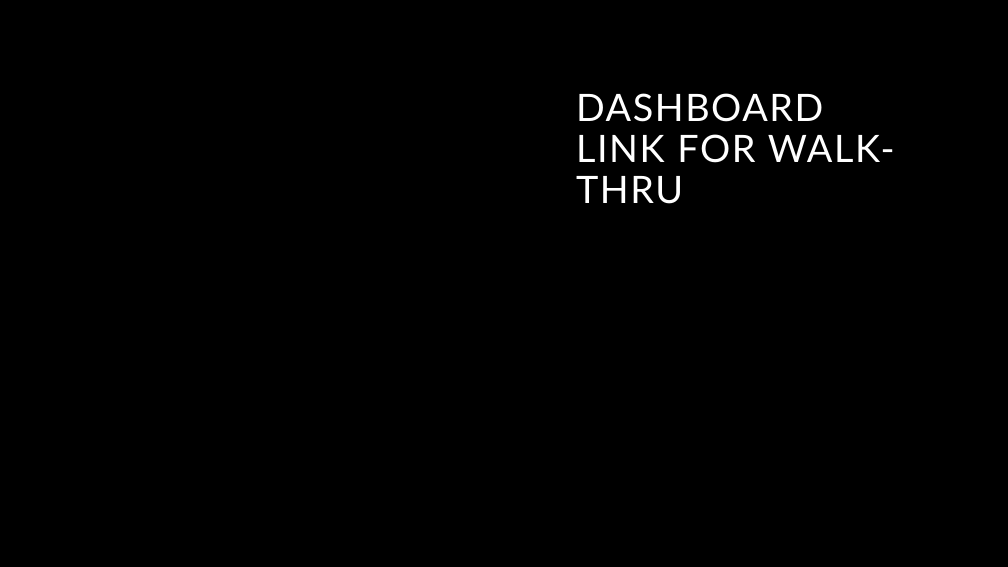
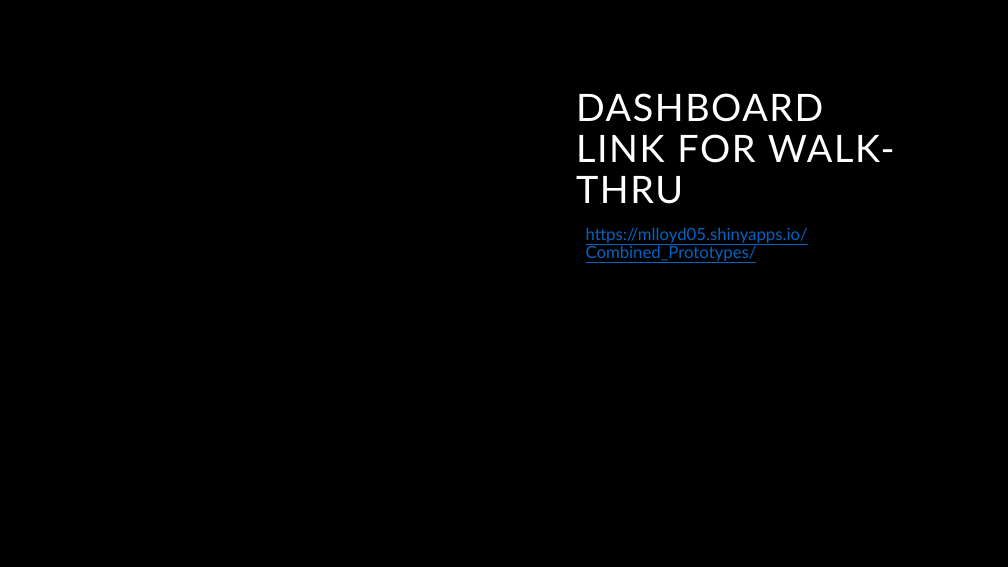
Before and after one commit to Mlloyd05/Fall2022_Stat679_Group11_Project, a slide deck: slide 4 of OlympicAthletics.pptx. Drawn at 1008x567 pixels with LibreOffice and Linux fonts; fonts in the diff are those of the drawing; background and template pictures are left out. Boxes give left, top, right and bottom in pixels: in the first picture for what was removed or moved away, otherwise in the second. Text is boxed around its words. In the diff, an @@ line names an element or a change of style, - is before the commit and + after.

```diff
--- a/OlympicAthletics.pptx
+++ b/OlympicAthletics.pptx
@@ subtitle added at [586, 227, 808, 261], 16 pt, text #0563C1, underline @@
+https://mlloyd05.shinyapps.io/Combined_Prototypes/
```
Also in this commit, not shown: 6 other files.
